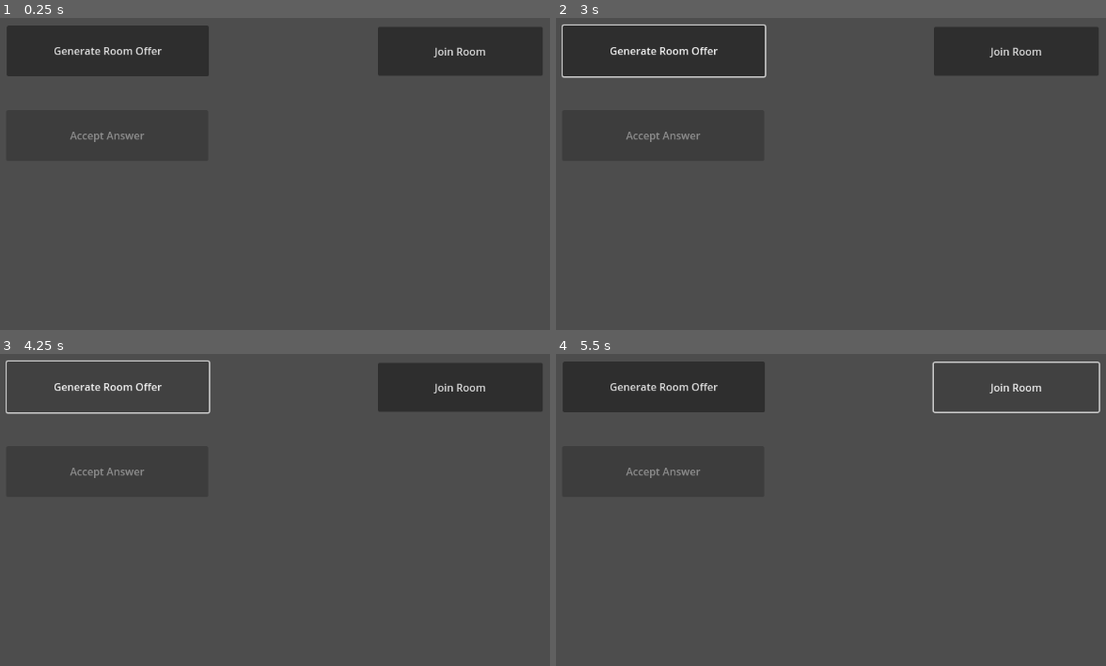
Above: before the commit, frames 1-4 (two rows, left to right).
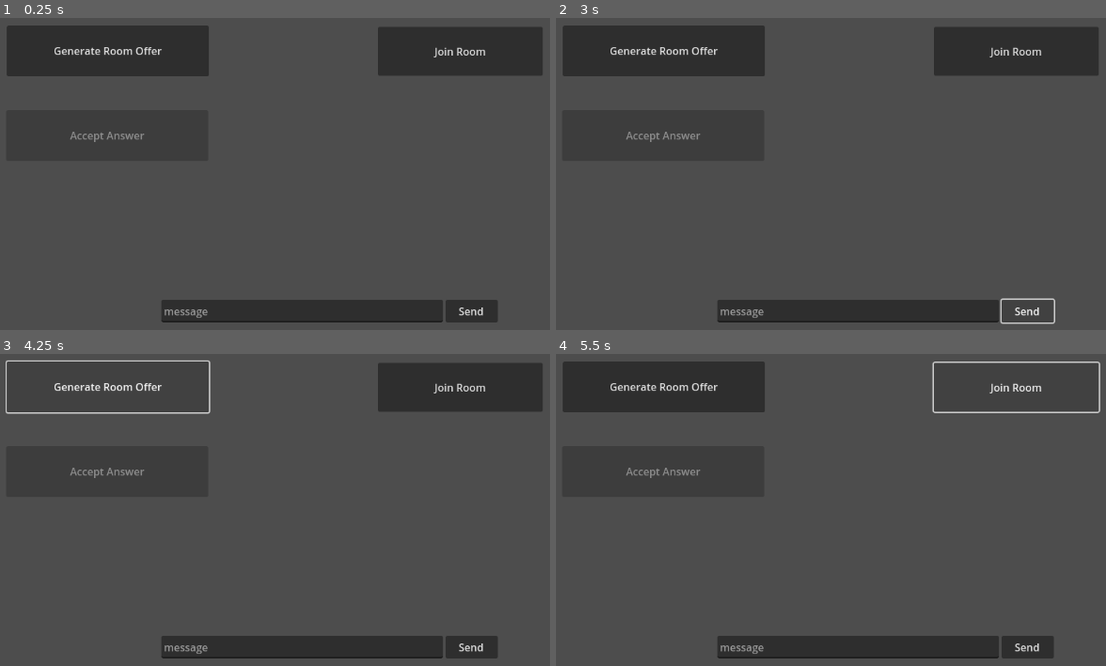
Above: after the commit, the same moments.

Repository: LegoGuy32109/godot-js-bridge
Game: Godot game, scene res://Test.tscn
The game is run twice, just before and just after one commit, with the same random seed, the same clock (stepped at 60 frames per second) and the same inputs.
Inputs (mouse positions are in pixels of both pictures, inside the frame that each line leads up to):
- Up to frame 1 (0.25 s): no input
- Up to frame 2 (3 s): click (1029, 311) at 0.5 s, where only the run after the commit has a clickable "Send"; click "Generate Room Offer" at 1.25 s; click "Generate Room Offer" at 2 s; click (1029, 311) at 2.75 s, where only the run after the commit has a clickable "Send"
- Up to frame 3 (4.25 s): click "Generate Room Offer" at 3.5 s
- Up to frame 4 (5.5 s): click (1029, 647) at 4.25 s, where only the run after the commit has a clickable "Send"; click "Join Room" at 5 s

The runs differ from the first frame. In frame 1, 4.3% of the frame differs, in the area x 29-91%, y 90-98%; in frame 2, 4.4%, in the area x 1-91%, y 1-99%; in frame 3, 4.3%; in frame 4, 4.3%.

Commit message:
edited chat window

Diff:
--- a/Test.tscn
+++ b/Test.tscn
@@ -41,6 +41,35 @@
 offset_bottom = 106.0
 text = "Join Room"
 
+[node name="Chat Interface" type="Node2D" parent="."]
+
+[node name="HSplitContainer" type="HBoxContainer" parent="Chat Interface"]
+offset_left = 295.0
+offset_top = 450.0
+offset_right = 811.0
+offset_bottom = 485.0
+
+[node name="TextEdit" type="TextEdit" parent="Chat Interface/HSplitContainer" node_paths=PackedStringArray("shortcut_context")]
+custom_minimum_size = Vector2(0, 20)
+layout_mode = 2
+size_flags_horizontal = 3
+focus_neighbor_right = NodePath("../Button")
+focus_next = NodePath("../Button")
+shortcut_context = NodePath("")
+placeholder_text = "message"
+wrap_mode = 1
+scroll_fit_content_height = true
+caret_blink = true
+caret_multiple = false
+
+[node name="Button" type="Button" parent="Chat Interface/HSplitContainer"]
+custom_minimum_size = Vector2(80, 35)
+layout_mode = 2
+size_flags_vertical = 8
+focus_neighbor_left = NodePath("../TextEdit")
+focus_previous = NodePath("../TextEdit")
+text = "Send"
+
 [connection signal="pressed" from="Host Controls/accept_answer_button" to="." method="_on_accept_answer_button"]
 [connection signal="pressed" from="Host Controls/generate_offers_button" to="." method="_on_generate_offers_button"]
 [connection signal="pressed" from="Host Controls/copy_offer_button" to="." method="_on_copy_offer_button"]
